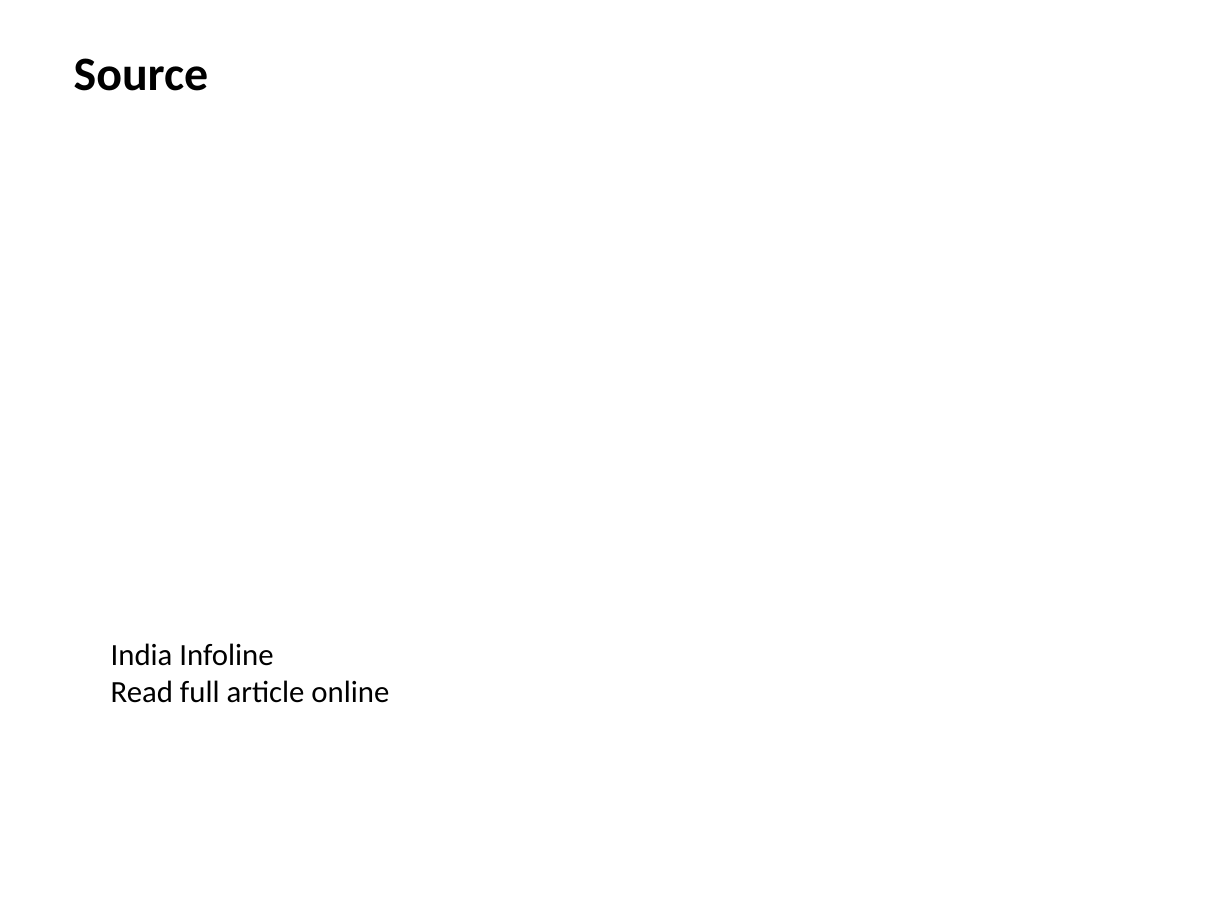
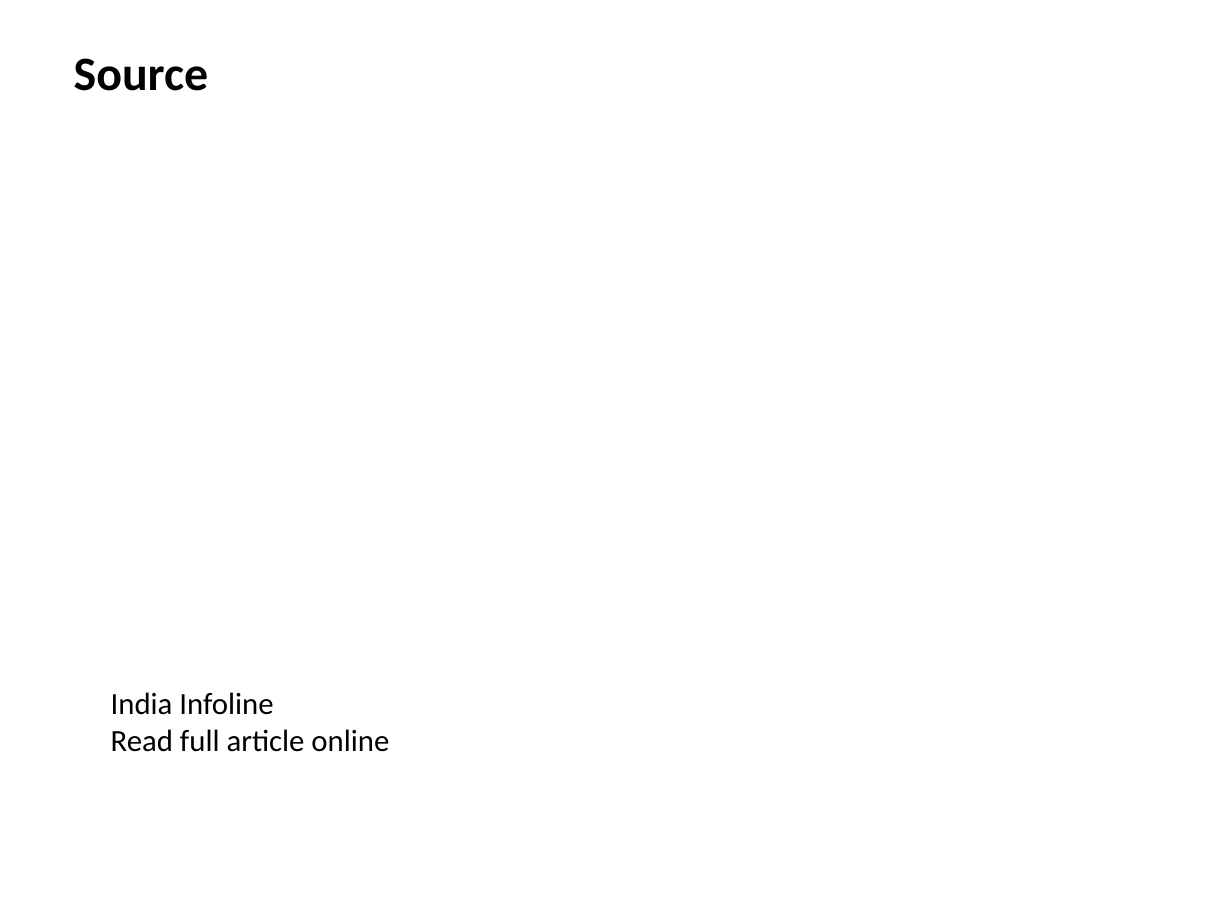
Before and after one commit to gauravsiemens1988/Linkedin-AI-Agent_Personal, a slide deck: slide 5 of drafts/linkedin_carousel.pptx. Drawn at 1232x924 pixels with LibreOffice and Linux fonts; fonts in the diff are those of the drawing. Boxes give left, top, right and bottom in pixels: in the first picture for what was removed or moved away, otherwise in the second. Text is boxed around its words. In the diff, an @@ line names an element or a change of style, - is before the commit and + after.

```diff
--- a/drafts/linkedin_carousel.pptx
+++ b/drafts/linkedin_carousel.pptx
@@ text "India Infoline": place and size @@
-text "India Infoline" at (111,643,389,703)
+text "India Infoline" at (111,692,389,752)
```
Also in this commit, not shown: 4 other slides changed.
